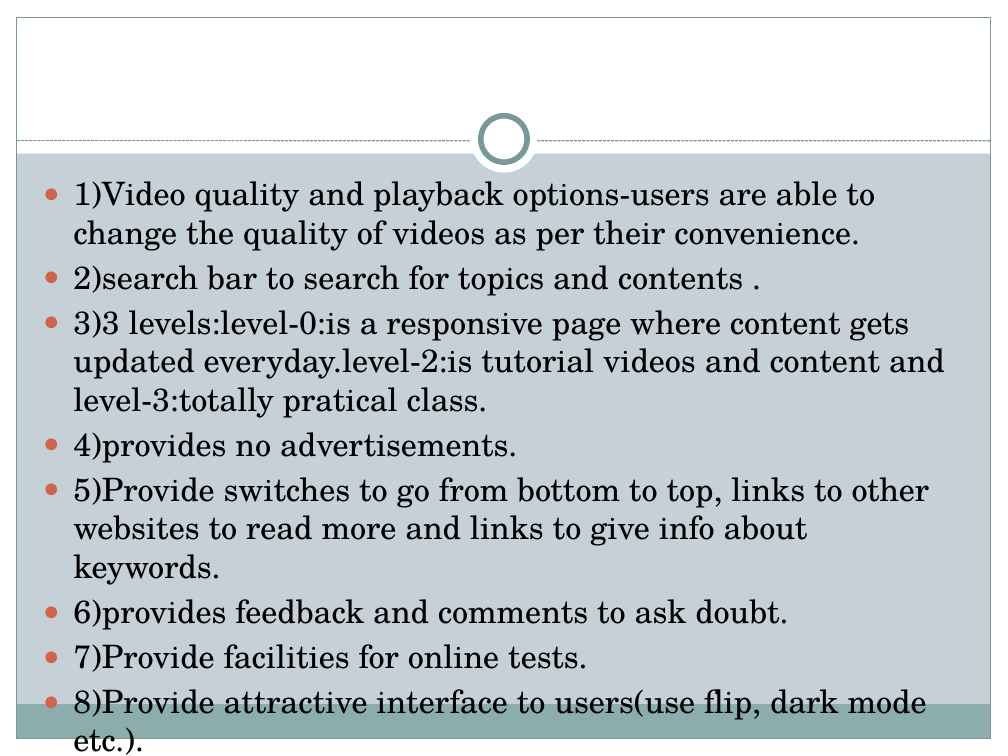
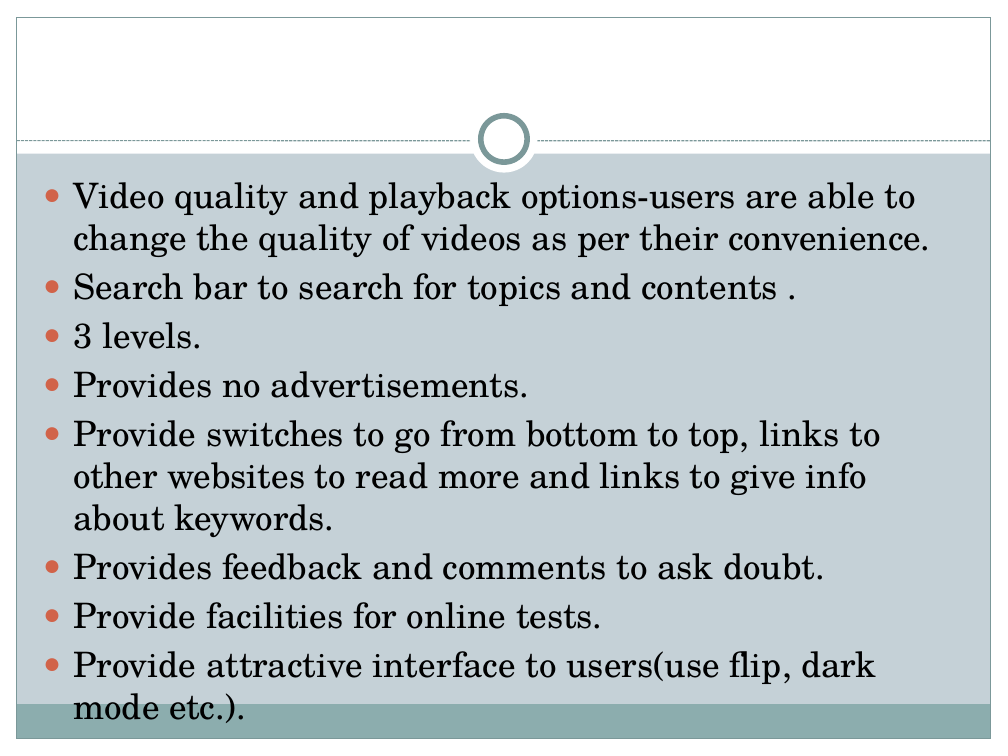
Before and after one commit to Bsccs/tutorial-site, a slide deck: slide 15 of documentation/project.pptx (slide 17 before the commit). Drawn at 1008x756 pixels with LibreOffice and Linux fonts; fonts in the diff are those of the drawing. Boxes give left, top, right and bottom in pixels: in the first picture for what was removed or moved away, otherwise in the second. Text is boxed around its words. In the diff, an @@ line names an element or a change of style, - is before the commit and + after.

```diff
--- a/documentation/project.pptx
+++ b/documentation/project.pptx
@@ text at <box>73,182,930,684</box>: text changed; size 22.9 to 25 pt @@
-● 1)Video quality and playback options-users are able to change the quality of videos as per their convenience.
-● 2)search bar to search for topics and contents .
-● 3)3 levels:level-0:is a responsive page where content gets updated everyday.level-2:is tutorial videos and content and level-3:totally pratical class.
-● 4)provides no advertisements.
-● 5)Provide switches to go from bottom to top, links to other websites to read more and links to give info about keywords.
-● 6)provides feedback and comments to ask doubt.
-● 7)Provide facilities for online tests.
-● 8)Provide attractive interface to users(use flip, dark mode etc.).
+● Video quality and playback options-users are able to change the quality of videos as per their convenience.
+● Search bar to search for topics and contents .
+● 3 levels.
+● Provides no advertisements.
+● Provide switches to go from bottom to top, links to other websites to read more and links to give info about keywords.
+● Provides feedback and comments to ask doubt.
+● Provide facilities for online tests.
+● Provide attractive interface to users(use flip, dark mode etc.).
```
Also in this commit, not shown: 10 other slides changed, 8 slides added, 7 slides removed, 13 other files.
